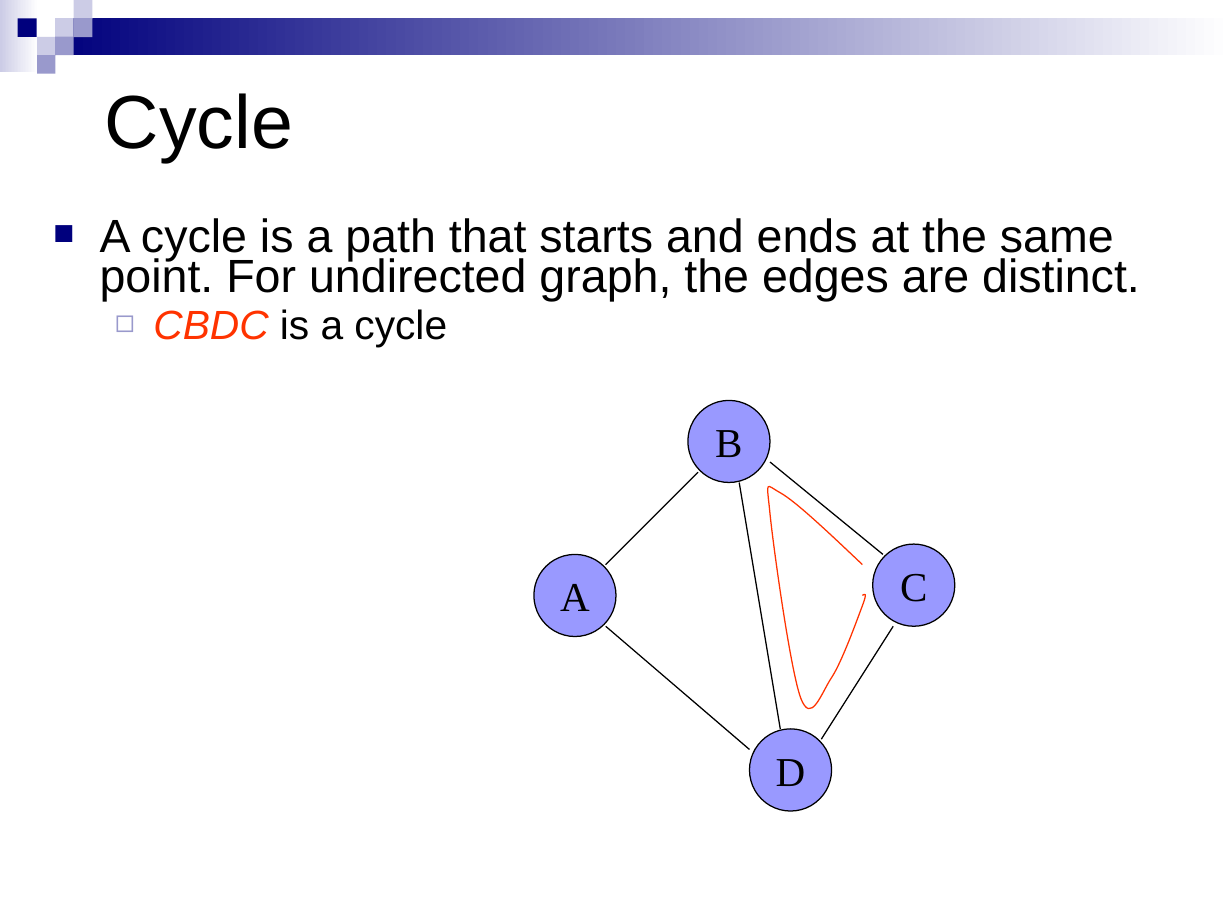
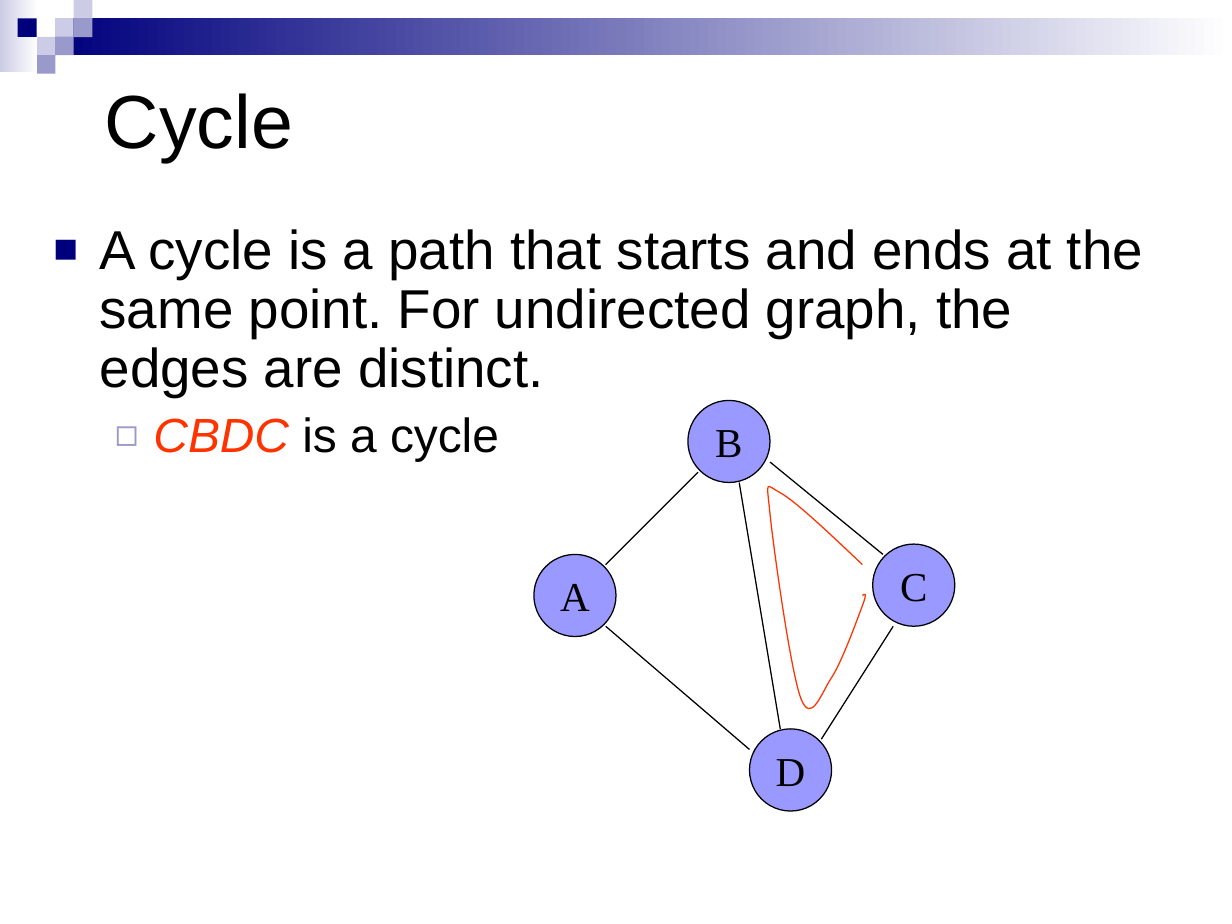
Before and after one commit to HengFan2010/hengfan2010.github.io, a slide deck: slide 12 of teaching/21F-3110/slides/3110-lecture 12-Graph I.ppt (slide 11 before the commit). Drawn at 1232x924 pixels with LibreOffice and Linux fonts; fonts in the diff are those of the drawing. Boxes give left, top, right and bottom in pixels: in the first picture for what was removed or moved away, otherwise in the second. Text is boxed around its words. In the diff, an @@ line names an element or a change of style, - is before the commit and + after.

```diff
--- a/teaching/21F-3110/slides/3110-lecture 12-Graph I.ppt
+++ b/teaching/21F-3110/slides/3110-lecture 12-Graph I.ppt
@@ text "A cycle is a path ..." at (100, 229, 1143, 461): size 27.2 to 32 pt in "A cycle is a path that starts ..."; size 23.8 to 28 pt in "CBDC is a cycle"; line spacing 0.7 to 0.9 @@
```
Also in this commit, not shown: 7 other slides changed, 4 slides added, 1 other file.
